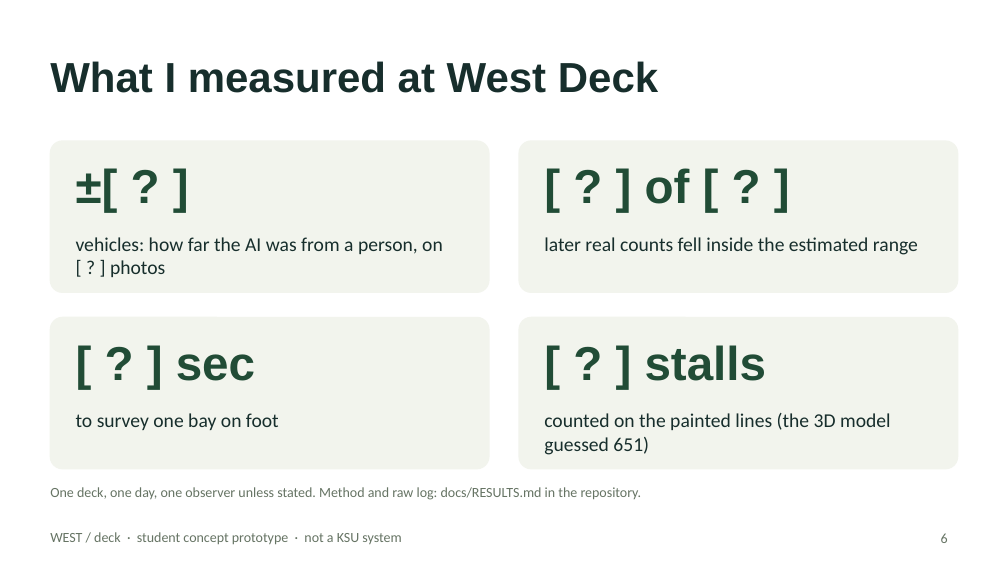
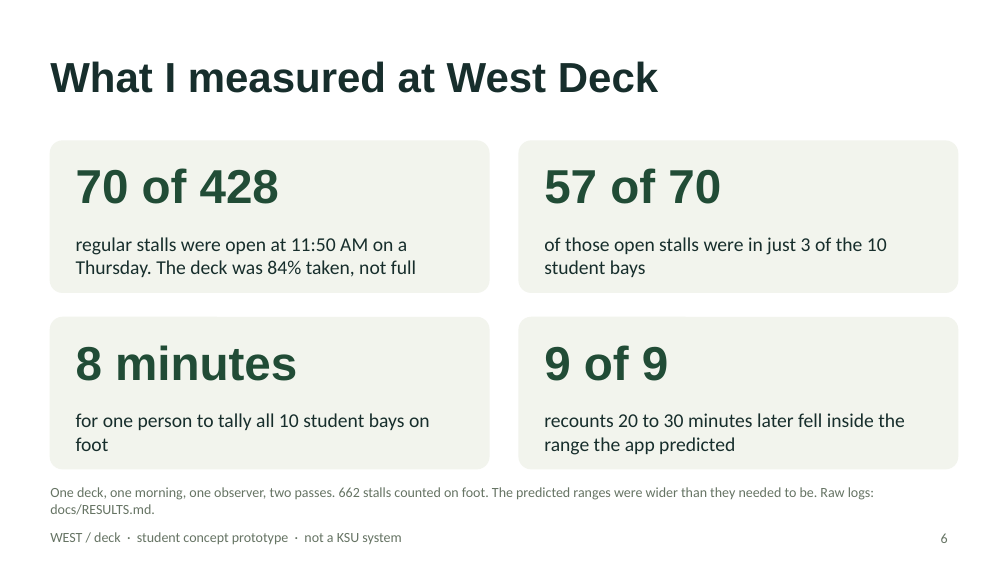
Before and after one commit to boots59/park.ai, a slide deck: slide 6 of submission/WEST-deck-pitch-DRAFT.pptx. Drawn at 1008x567 pixels with LibreOffice and Linux fonts; fonts in the diff are those of the drawing. Boxes give left, top, right and bottom in pixels: in the first picture for what was removed or moved away, otherwise in the second. Text is boxed around its words. In the diff, an @@ line names an element or a change of style, - is before the commit and + after.

```diff
--- a/submission/WEST-deck-pitch-DRAFT.pptx
+++ b/submission/WEST-deck-pitch-DRAFT.pptx
@@ text at (x1=76, y1=168, x2=279, y2=204): text changed @@
-±[ ? ]
+70 of 428
@@ text at (x1=544, y1=168, x2=721, y2=204): text changed @@
-[ ? ] of [ ? ]
+57 of 70
@@ text at (x1=76, y1=237, x2=416, y2=277): text changed @@
-vehicles: how far the AI was from a person, on [ ? ] photos
+regular stalls were open at 11:50 AM on a Thursday. The deck was 84% taken, not full
@@ text at (x1=544, y1=237, x2=887, y2=277): text changed @@
-later real counts fell inside the estimated range
+of those open stalls were in just 3 of the 10 student bays
@@ text at (x1=76, y1=345, x2=297, y2=381): text changed @@
-[ ? ] sec
+8 minutes
@@ text at (x1=544, y1=345, x2=668, y2=381): text changed @@
-[ ? ] stalls
+9 of 9
@@ text at (x1=76, y1=413, x2=430, y2=451): text changed @@
-to survey one bay on foot
+for one person to tally all 10 student bays on foot
@@ text at (x1=544, y1=413, x2=905, y2=455): text changed @@
-counted on the painted lines (the 3D model guessed 651)
+recounts 20 to 30 minutes later fell inside the range the app predicted
@@ text at (x1=50, y1=487, x2=874, y2=515): text changed @@
-One deck, one day, one observer unless stated. Method and raw log: docs/RESULTS.md in the repository.
+One deck, one morning, one observer, two passes. 662 stalls counted on foot. The predicted ranges were wider than they needed to be. Raw logs: docs/RESULTS.md.
```
Also in this commit, not shown: 3 other slides changed, 4 other files.
